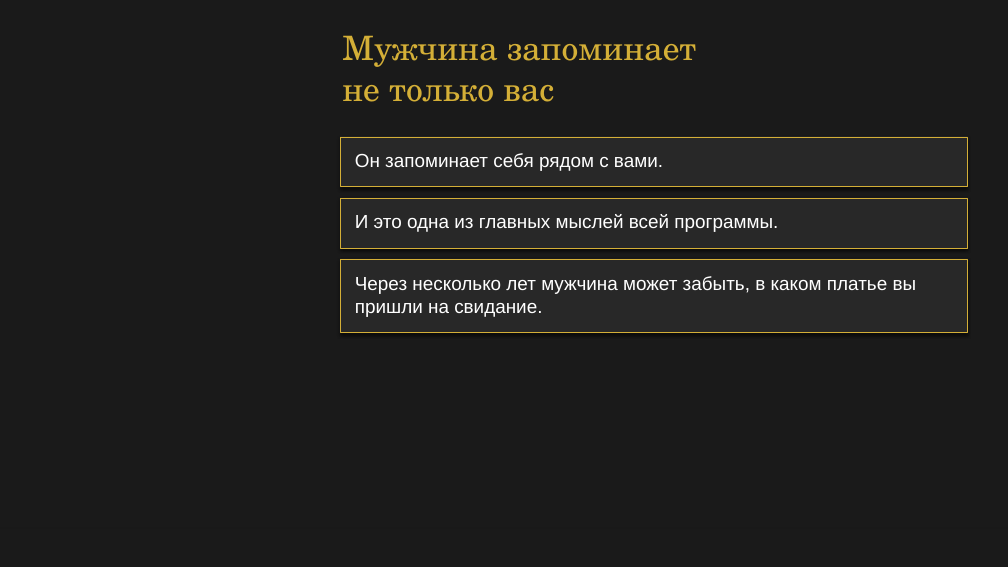
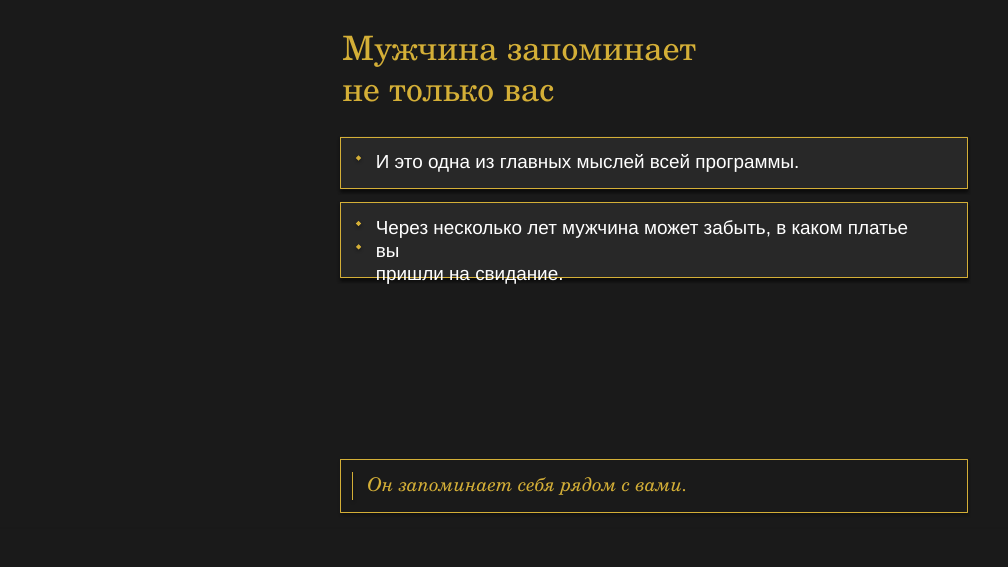
Before and after one commit to babylonofkommod-ai/-, a slide deck: slide 5 of Ваш Кристалл незабываемости.pptx. Drawn at 1008x567 pixels with LibreOffice and Linux fonts; fonts in the diff are those of the drawing. Boxes give left, top, right and bottom in pixels: in the first picture for what was removed or moved away, otherwise in the second. Text is boxed around its words. In the diff, an @@ line names an element or a change of style, - is before the commit and + after.

```diff
--- a/Ваш Кристалл незабываемости.pptx
+++ b/Ваш Кристалл незабываемости.pptx
@@ text "И это одна из главных ..." moved from (x1=355, y1=214, x2=778, y2=232) to (x1=376, y1=154, x2=799, y2=172) @@
@@ diamond added at (x1=356, y1=156, x2=361, y2=161), fill #D4AF37 @@
@@ rectangle resized from (x1=340, y1=198, x2=968, y2=249) to (x1=340, y1=202, x2=968, y2=278) @@
@@ rectangle resized from (x1=341, y1=198, x2=968, y2=248) to (x1=341, y1=203, x2=968, y2=278) @@
@@ text "Через несколько лет мужчина может ..." rewrapped from (x1=355, y1=276, x2=917, y2=317) to (x1=376, y1=220, x2=908, y2=284) @@
@@ diamond added at (x1=356, y1=221, x2=361, y2=226), fill #D4AF37 @@
@@ rectangle removed at (x1=340, y1=259, x2=968, y2=333) @@
@@ rectangle removed at (x1=341, y1=259, x2=968, y2=333) @@
@@ diamond added at (x1=356, y1=244, x2=361, y2=250), fill #D4AF37 @@
@@ text "Он запоминает себя рядом с ..." moved from (x1=355, y1=153, x2=663, y2=171) to (x1=367, y1=477, x2=683, y2=495) @@
@@ text "Он запоминает себя рядом с ..." at (x1=367, y1=477, x2=683, y2=495): font Arial to TeX Gyre Schola, text colour #FFFFFF to #D4AF37, italic on @@
@@ rectangle added at (x1=341, y1=460, x2=968, y2=513), fill #1A1A1A, outline #D4AF37 0.5 pt @@
@@ line added from (353, 473) to (353, 500), #D4AF37 0.8 pt @@
```
Also in this commit, not shown: 21 other slides changed, 3 other files.
